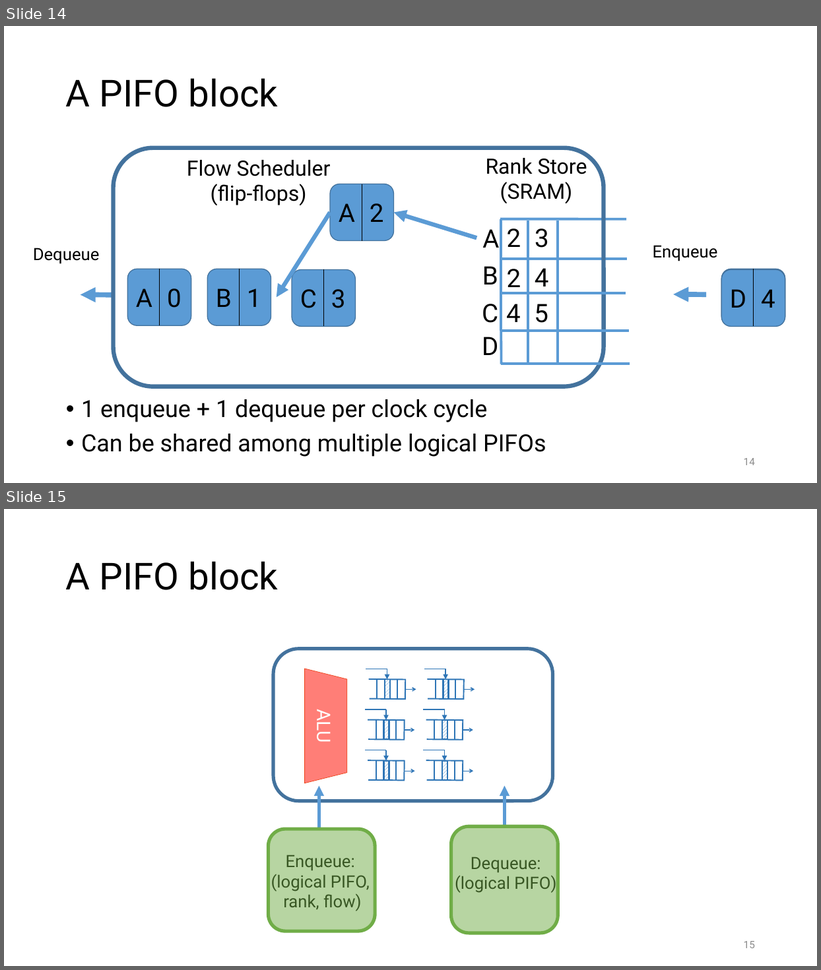
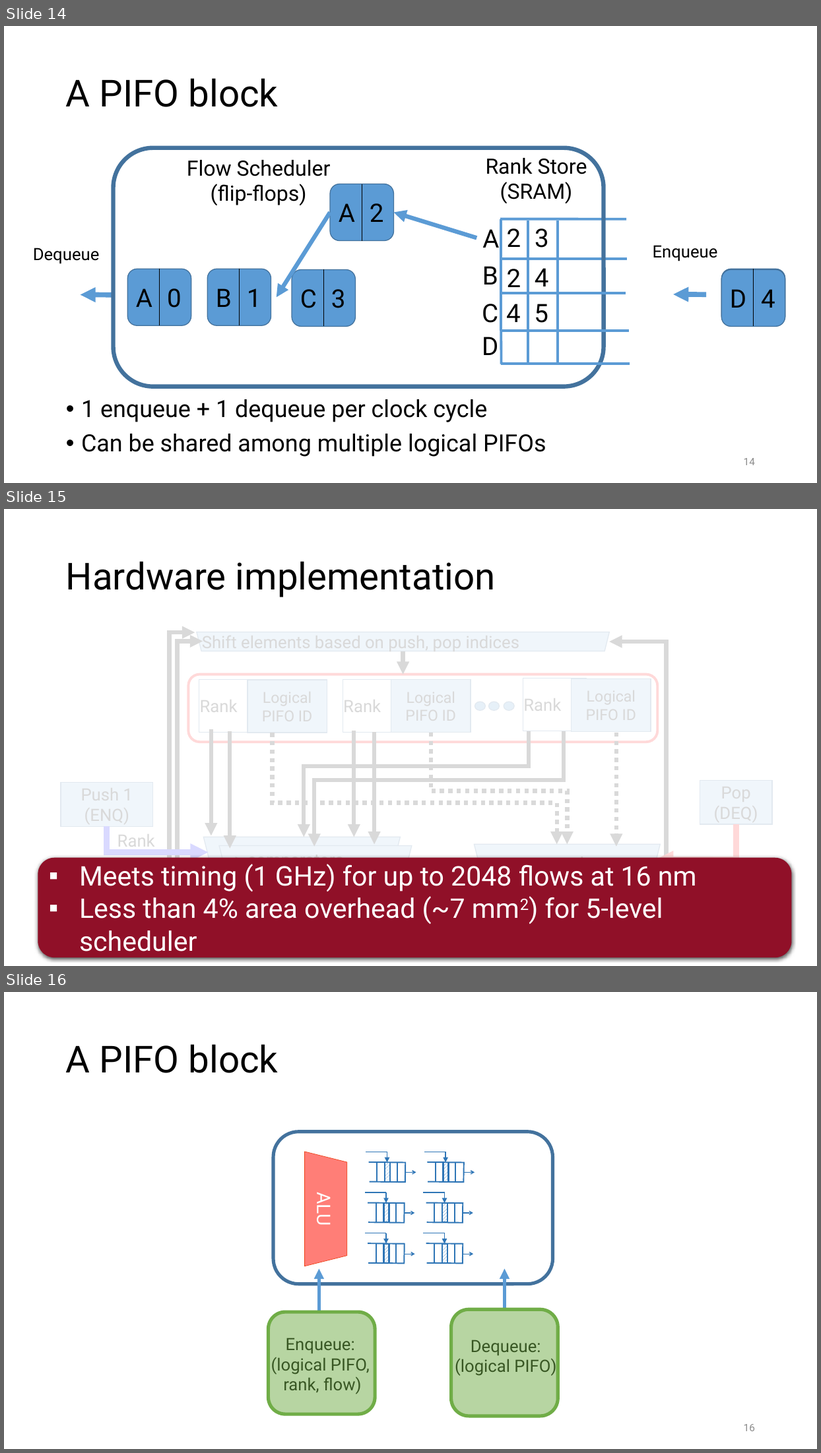
Before and after one commit to anirudhSK/pifo-domino-marple-ppts, a slide deck: pifo_sigcomm.pptx. Shown one above the other, each under a label of ours: slides 14 and 15 before the commit, slides 14, 15 and 16 after it. The pictures are 821x970 and 821x1453 pixels, drawn with LibreOffice and Linux fonts; fonts in the diff are those of the drawing. Boxes give left, top, right and bottom in pixels: in the first picture for what was removed or moved away, otherwise in the second. Text is boxed around its words. In the diff, an @@ line names an element or a change of style, - is before the commit and + after.

Commit message:
Add new hardware implementation slide

```diff
--- a/pifo_sigcomm.pptx
+++ b/pifo_sigcomm.pptx
@@ slide 15 added at box(4, 509, 817, 966), background #FFFFFF @@
@@ title added at box(66, 561, 496, 597), 44 pt, text #000000 @@
+Hardware implementation
@@ rectangle added at box(19, 615, 801, 966), fill #FFFFFF at 85% opacity @@
@@ group added at box(61, 630, 773, 956): 9 elbow arrows, 8 rectangles, 7 texts, 6 arrows, 4 trapezoids, 3 lines, 3 ellipses, 1 rounded rectangle @@
+Rank
+== comparators
+> comparators
+Shift elements based on push, pop indices
+Rank
+Rank
+Rank
@@ rounded rectangle added at box(38, 858, 792, 958), fill #901028, 32 pt, text #FFFFFF @@
+▪ Meets timing (1 GHz) for up to 2048 flows at 16 nm
+▪ Less than 4% area overhead (~7 mm2) for 5-level scheduler
@@ what was slide 15 is now slide 16 @@
```
